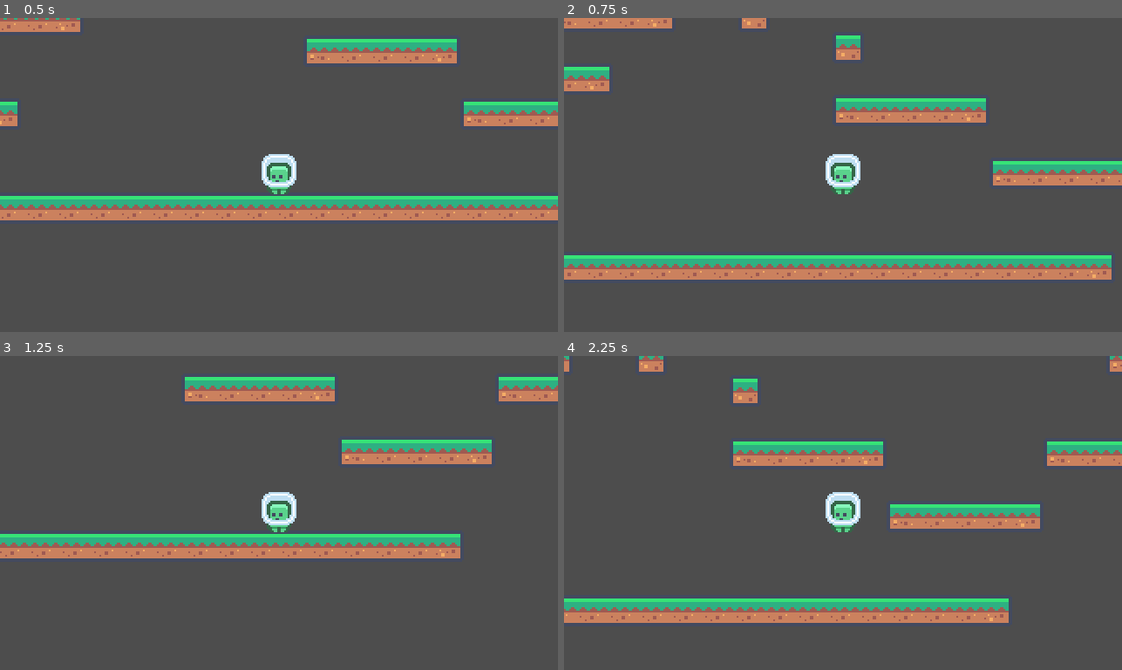
Above: before the commit, frames 1-4 (two rows, left to right).
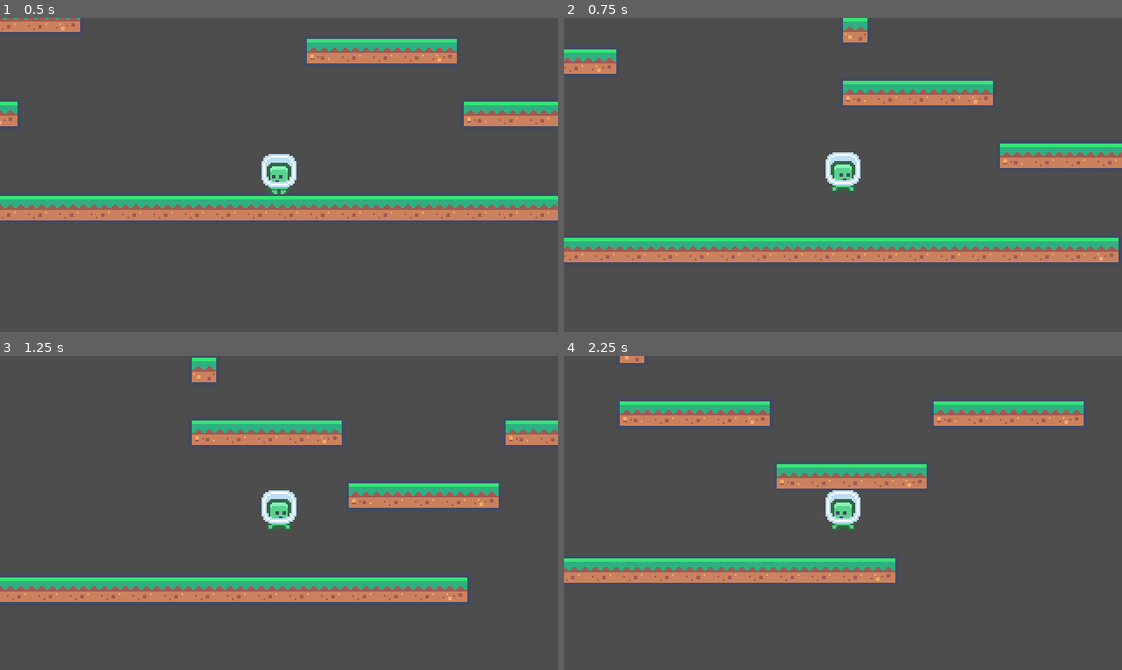
Above: after the commit, the same moments.

Repository: vard0han/pengu
Game: Godot game, scene res://scenes/levels/placeholder.tscn
Same seed, same stepped clock (60 frames per second), same inputs: the game is played once before the commit and once after it.
Inputs:
- Up to frame 1 (0.5 s): no input
- Up to frame 2 (0.75 s): tap Enter at 0.5 s; hold D (move_right) from 0.53 s (still down); tap W (jump) at 0.6 s
- Up to frame 3 (1.25 s): keep holding D (move_right); tap W (jump) at 0.77, 1.07 s
- Up to frame 4 (2.25 s): tap W (jump) at 1.35, 1.52, 1.82, 2.1 s; release D (move_right) at 2.03 s; hold A (move_left) from 2.03 s (still down)

Frame 1 is identical in both runs. In frame 2, 23% of the frame differs, in the area x 0-100%, y 0-84%; in frame 3, 23%, in the area x 0-100%, y 0-79%; in frame 4, 23%.

Commit message:
acc, dec curves, variable jump height, player animations

Diff:
--- a/project.godot
+++ b/project.godot
@@ -52,4 +52,6 @@
 
 textures/canvas_textures/default_texture_filter=0
 rendering_device/driver.windows="d3d12"
+renderer/rendering_method="gl_compatibility"
+renderer/rendering_method.mobile="gl_compatibility"
 2d/snap/snap_2d_transforms_to_pixel=true
--- a/scenes/player/player.gd
+++ b/scenes/player/player.gd
@@ -1,25 +1,61 @@
 extends CharacterBody2D
 
+@export_category("Horizontal Movement")
 @export var move_speed : float = 100.0
-@export var jump_force : float = 250.0
+@export var acceleration : float = 1000.0
+@export var deceleration : float = 800.0
+
+@export_category("Vertical Movement")
+@export var jump_force : float = 300.0
 @export var gravity : float = 800.0
+@export var jump_cut_multiplier : float = 0.4
+@export var max_fall_speed : float = 800.0
 
-var max_falling_speed : float = 800.0
+@onready var _anim_player : AnimationPlayer = $AnimationPlayer
+@onready var _sprite : Sprite2D = $Sprite2D
 
-
-func _physics_process(delta):
-	# Increase gravity each frame, while mid-air
+func _physics_process(delta: float) -> void:
+	# increase gravity each frame, while mid-air
 	if not is_on_floor():
 		velocity.y += gravity * delta
 		# stop gravity from reaching stupid number (might cause bugs)
-		velocity.y = min(velocity.y, max_falling_speed)
+		velocity.y = minf(velocity.y, max_fall_speed)
 
-	# Apply negative velocity upwards when jump button is pressed, while on floor
-	if(Input.is_action_just_pressed("jump")) and is_on_floor():
+	# apply negative velocity upwards when jump button is pressed, while on floor
+	if Input.is_action_just_pressed("jump") and is_on_floor():
 		velocity.y = -jump_force
 
-	# Get direction and apply velocity with movement speed in that direction
+	# when jump is released and we are moving up
+	# we cut the upwards velocity by the multiplier
+	if Input.is_action_just_released("jump") and velocity.y < 0:
+		velocity.y *= jump_cut_multiplier
+
+	# get direction and apply velocity with movement speed in that direction
 	var direction : float = Input.get_axis("move_left", "move_right")
-	velocity.x = move_speed * direction
+
+	# when direction exists, handle sprite flip when facing left and right
+	if(direction != 0):
+		_sprite.flip_h = direction > 0
+
+	var target_speed : float = move_speed * direction
+
+	# move towards the target speed at the rate of acceleration, when direction is known
+	# move towards 0 speed at the rate of deceleration, when direction input not held
+	if direction != 0:
+		velocity.x = move_toward(velocity.x, target_speed, acceleration * delta)
+	else:
+		velocity.x = move_toward(velocity.x, 0, deceleration * delta)
 
 	move_and_slide()
+
+	_update_animation()
+
+func _update_animation() -> void:
+	if not is_on_floor():
+		_anim_player.play("air")
+	# velocity sometimes reaches really low numbers, to avoid animation flickering
+	# we only trigger run on higher than 0.1 velocity
+	elif absf(velocity.x) > 0.1:
+		_anim_player.play("run")
+	else:
+		_anim_player.play("idle")
--- a/scenes/player/player.tscn
+++ b/scenes/player/player.tscn
@@ -2,13 +2,85 @@
 
 [ext_resource type="Texture2D" uid="uid://lkx1tbo6fktc" path="res://assets/Tiles/Characters/tile_0000.png" id="1_8afob"]
 [ext_resource type="Script" uid="uid://brm57tiph3xql" path="res://scenes/player/player.gd" id="1_dovo2"]
+[ext_resource type="Texture2D" uid="uid://cyurgrsvg8tl2" path="res://assets/Tiles/Characters/tile_0001.png" id="3_gmlin"]
 
 [sub_resource type="CapsuleShape2D" id="CapsuleShape2D_dovo2"]
 height = 22.0
 
+[sub_resource type="Animation" id="Animation_lvxji"]
+length = 0.001
+tracks/0/type = "value"
+tracks/0/imported = false
+tracks/0/enabled = true
+tracks/0/path = NodePath("Sprite2D:texture")
+tracks/0/interp = 1
+tracks/0/loop_wrap = true
+tracks/0/keys = {
+"times": PackedFloat32Array(0),
+"transitions": PackedFloat32Array(1),
+"update": 1,
+"values": [ExtResource("1_8afob")]
+}
+
+[sub_resource type="Animation" id="Animation_p47bc"]
+resource_name = "air"
+length = 0.1
+tracks/0/type = "value"
+tracks/0/imported = false
+tracks/0/enabled = true
+tracks/0/path = NodePath("Sprite2D:texture")
+tracks/0/interp = 1
+tracks/0/loop_wrap = true
+tracks/0/keys = {
+"times": PackedFloat32Array(0),
+"transitions": PackedFloat32Array(1),
+"update": 1,
+"values": [ExtResource("3_gmlin")]
+}
+
+[sub_resource type="Animation" id="Animation_75vfm"]
+resource_name = "idle"
+length = 0.1
+tracks/0/type = "value"
+tracks/0/imported = false
+tracks/0/enabled = true
+tracks/0/path = NodePath("Sprite2D:texture")
+tracks/0/interp = 1
+tracks/0/loop_wrap = true
+tracks/0/keys = {
+"times": PackedFloat32Array(0),
+"transitions": PackedFloat32Array(1),
+"update": 1,
+"values": [ExtResource("1_8afob")]
+}
+
+[sub_resource type="Animation" id="Animation_0owmy"]
+resource_name = "run"
+length = 0.4
+loop_mode = 1
+tracks/0/type = "value"
+tracks/0/imported = false
+tracks/0/enabled = true
+tracks/0/path = NodePath("Sprite2D:texture")
+tracks/0/interp = 1
+tracks/0/loop_wrap = true
+tracks/0/keys = {
+"times": PackedFloat32Array(0, 0.1, 0.2, 0.3, 0.4),
+"transitions": PackedFloat32Array(1, 1, 1, 1, 1),
+"update": 1,
+"values": [ExtResource("1_8afob"), ExtResource("3_gmlin"), ExtResource("1_8afob"), ExtResource("3_gmlin"), ExtResource("1_8afob")]
+}
+
+[sub_resource type="AnimationLibrary" id="AnimationLibrary_qek5x"]
+_data = {
+&"RESET": SubResource("Animation_lvxji"),
+&"air": SubResource("Animation_p47bc"),
+&"idle": SubResource("Animation_75vfm"),
+&"run": SubResource("Animation_0owmy")
+}
+
 [node name="Player" type="CharacterBody2D" unique_id=681689913]
 script = ExtResource("1_dovo2")
-jump_force = 300.0
 
 [node name="Sprite2D" type="Sprite2D" parent="." unique_id=600228725]
 position = Vector2(0, -1)
@@ -20,3 +92,6 @@
 
 [node name="Camera2D" type="Camera2D" parent="." unique_id=2056689752]
 position_smoothing_speed = 10.0
+
+[node name="AnimationPlayer" type="AnimationPlayer" parent="." unique_id=1070710517]
+libraries/ = SubResource("AnimationLibrary_qek5x")
